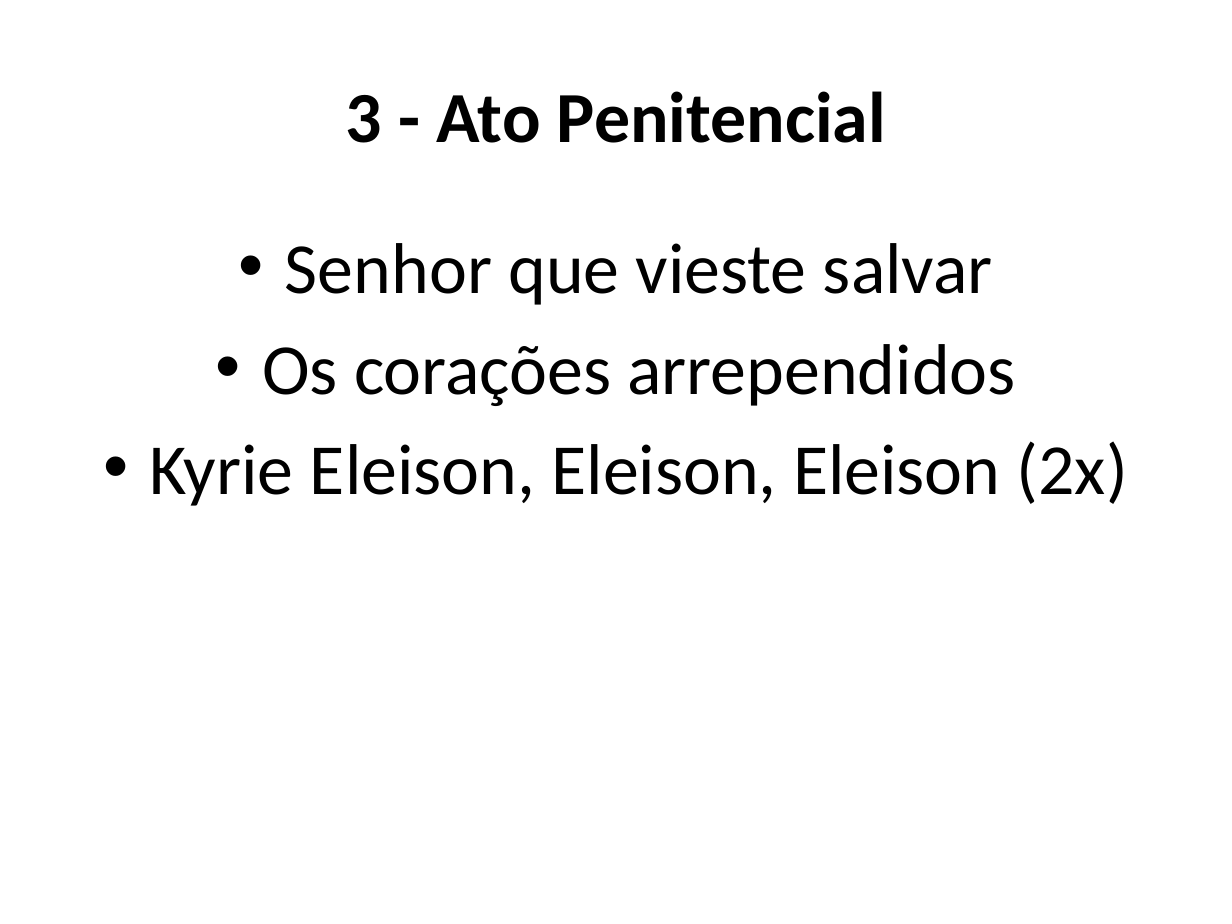
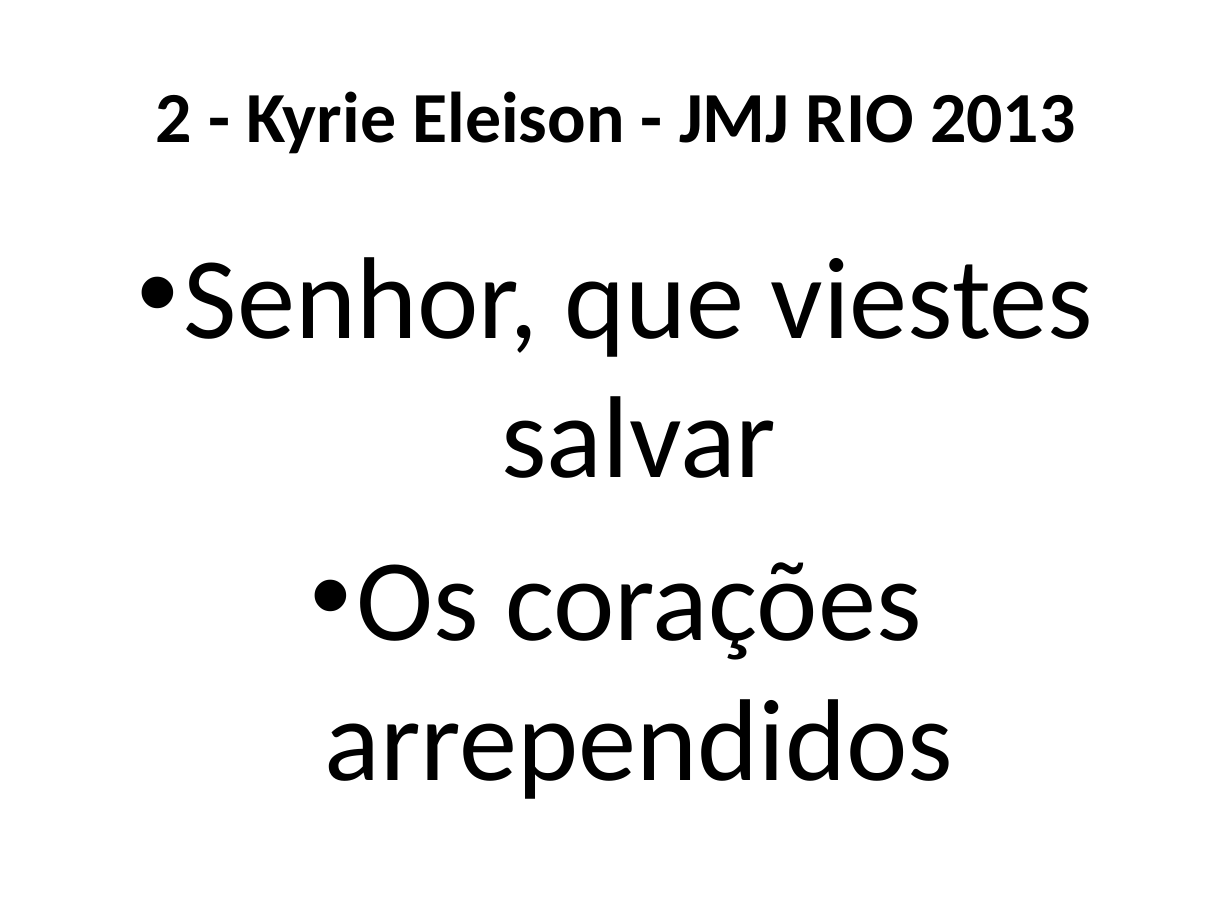
Before and after one commit to Natanielsr/slides-generator, a slide deck: slide 4 of slides.pptx (slide 10 before the commit). Drawn at 1232x924 pixels with LibreOffice and Linux fonts; fonts in the diff are those of the drawing. Boxes give left, top, right and bottom in pixels: in the first picture for what was removed or moved away, otherwise in the second. Text is boxed around its words. In the diff, an @@ line names an element or a change of style, - is before the commit and + after.

Commit message:
font size auto adjust and blank slide space

```diff
--- a/slides.pptx
+++ b/slides.pptx
@@ title at (156,91,1075,154): text changed @@
-3 - Ato Penitencial
+2 - Kyrie Eleison - JMJ RIO 2013
@@ text at (184,257,1093,478): text changed; size 42 to 68 pt @@
-• Senhor que vieste salvar
+• Senhor, que viestes salvar
@@ text at (150,441,1128,506): paragraph removed @@
-• Kyrie Eleison, Eleison, Eleison (2x)
@@ text at (324,562,953,799): size 42 to 68 pt in "Os corações arrependidos"; more space between paragraphs @@
```
Also in this commit, not shown: 17 other slides changed, 36 slides added, 25 slides removed, 33 other files.
